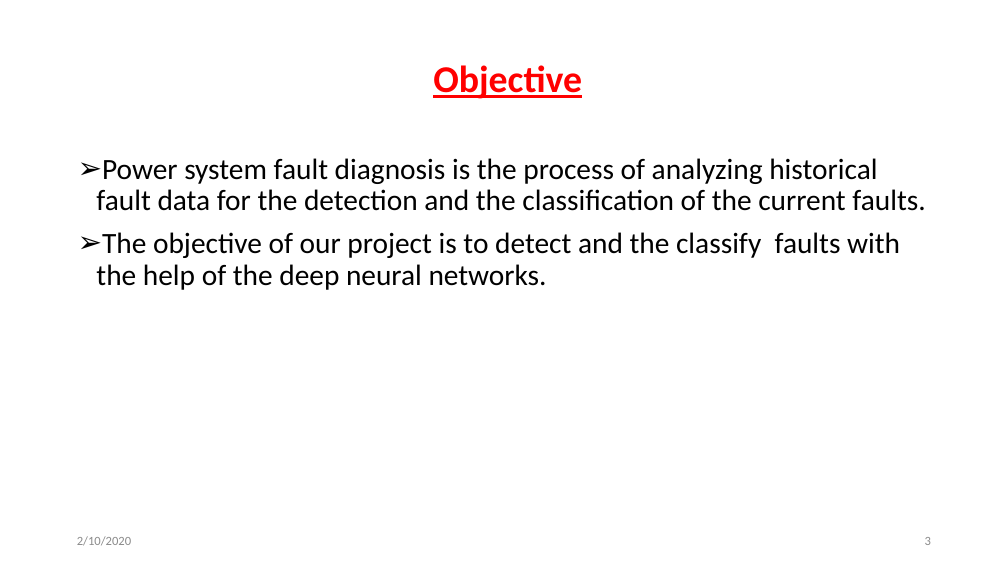
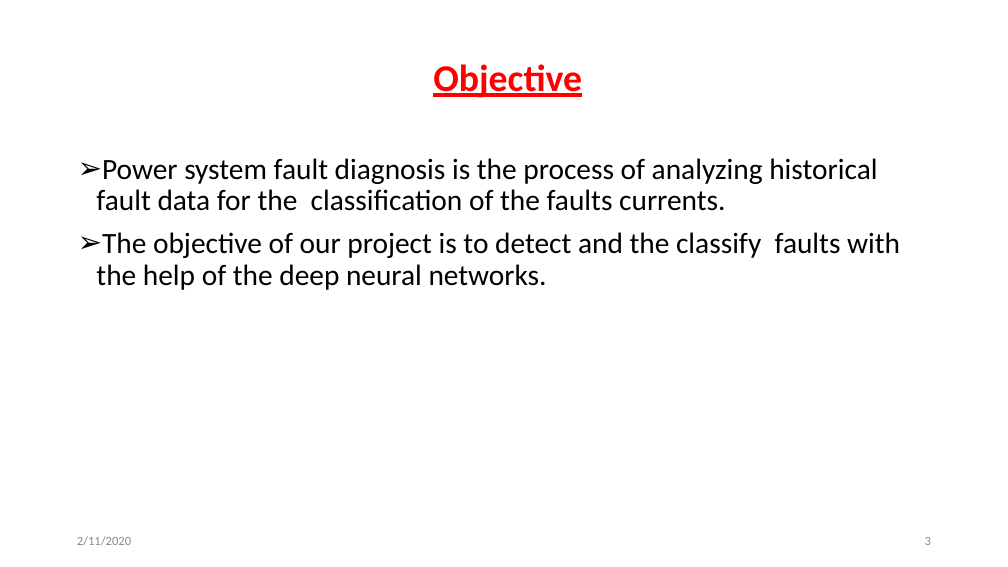
Before and after one commit to svec-final-year-project-eee/Project, a slide deck: slide 3 of Reviews/second review/Second Oral Presentation.pptx. Drawn at 1008x567 pixels with LibreOffice and Linux fonts; fonts in the diff are those of the drawing. Boxes give left, top, right and bottom in pixels: in the first picture for what was removed or moved away, otherwise in the second. Text is boxed around its words. In the diff, an @@ line names an element or a change of style, - is before the commit and + after.

```diff
--- a/Reviews/second review/Second Oral Presentation.pptx
+++ b/Reviews/second review/Second Oral Presentation.pptx
@@ text at box(96, 158, 877, 211): text changed @@
-➢ Power system fault diagnosis is the process of analyzing historical fault data for the detection and the classification of the current faults.
+➢ Power system fault diagnosis is the process of analyzing historical fault data for the classification of the faults currents.
@@ text at box(77, 536, 131, 546): text changed @@
-2/10/2020
+2/11/2020
```
Also in this commit, not shown: 15 other slides changed, 1 other file.
